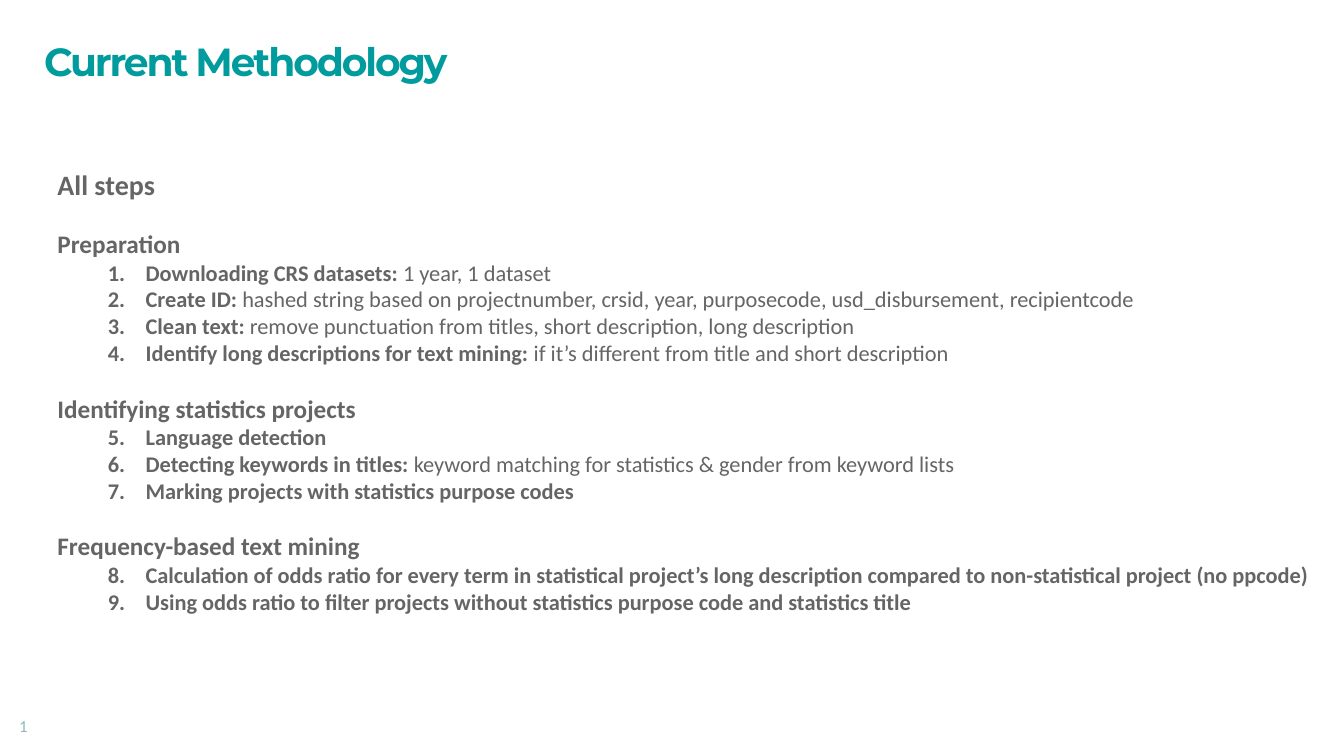
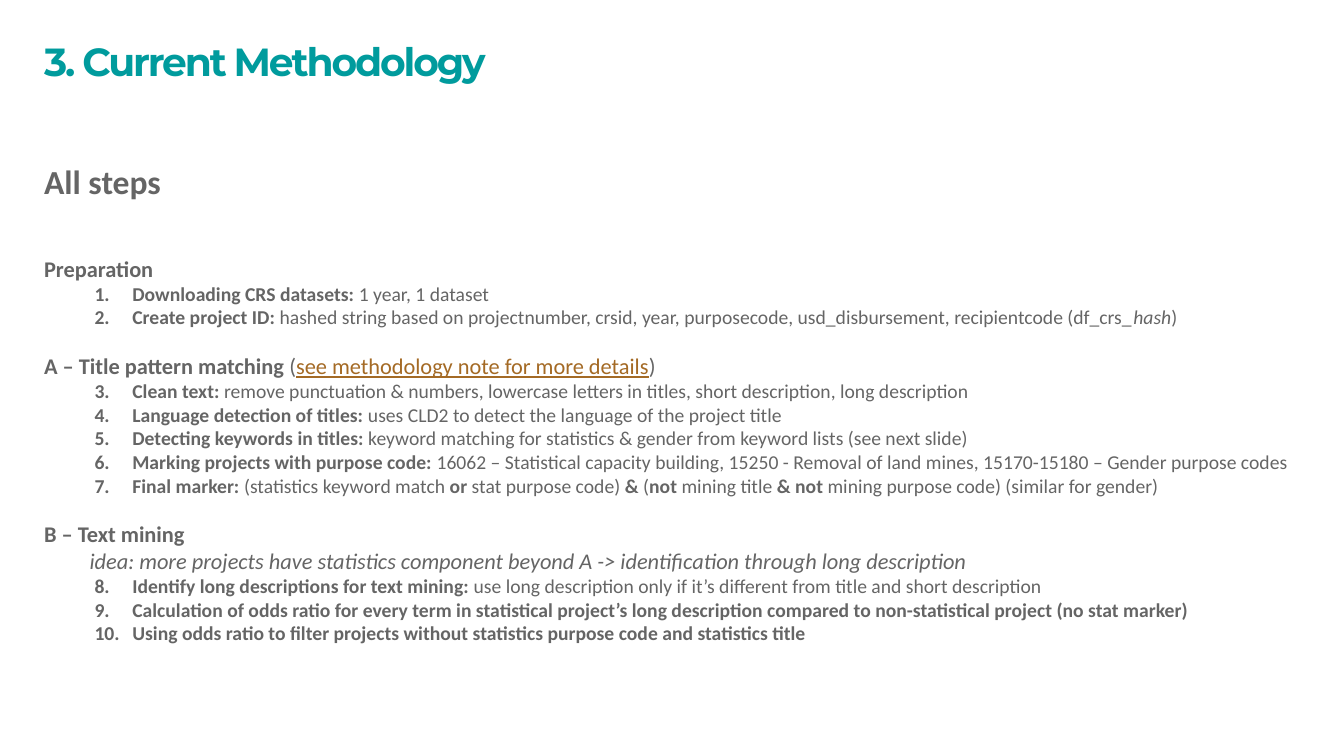
Before and after one commit to PARIS21-DATA/PRESS, a slide deck: slide 8 of docs/Press_methodology_modernization_proposal.pptx (slide 4 before the commit). Drawn at 1344x756 pixels with LibreOffice and Linux fonts; fonts in the diff are those of the drawing; background and template pictures are left out. Boxes give left, top, right and bottom in pixels: in the first picture for what was removed or moved away, otherwise in the second. Text is boxed around its words. In the diff, an @@ line names an element or a change of style, - is before the commit and + after.

Commit message:
descriptive statistics for entire CRS data & first tries implementing title pattern matching

```diff
--- a/docs/Press_methodology_modernization_proposal.pptx
+++ b/docs/Press_methodology_modernization_proposal.pptx
@@ title at (44, 47, 486, 84): text changed @@
-Current Methodology
+3. Current Methodology
@@ text "All steps": place and size @@
-text "All steps" at (57, 175, 1307, 614)
+text "All steps" at (44, 170, 1287, 644)
@@ text at (44, 170, 805, 644): size 20 to 24 pt in "All steps"; size 18 to 16 pt in "Preparation"; size 16 to 14 pt in "Downloading CRS datasets: 1 year, 1 dataset", "Using odds ratio to filter projects without ..." @@
@@ text at (44, 310, 1287, 621): text changed; size 16 to 14 pt; bold off @@
-  2. Create ID: hashed string based on projectnumber, crsid, year, purposecode, usd_disbursement, recipientcode
-  3. Clean text: remove punctuation from titles, short description, long description
-  4. Identify long descriptions for text mining: if it’s different from title and short description
-Identifying statistics projects
-  1. Language detection
-  2. Detecting keywords in titles: keyword matching for statistics & gender from keyword lists
-  3. Marking projects with statistics purpose codes
-Frequency-based text mining
-  1. Calculation of odds ratio for every term in statistical project’s long description compared to non-statistical project (no ppcode)
+  2. Create project ID: hashed string based on projectnumber, crsid, year, purposecode, usd_disbursement, recipientcode (df_crs_hash)
+A – Title pattern matching (see methodology note for more details)
+  1. Clean text: remove punctuation & numbers, lowercase letters in titles, short description, long description
+  2. Language detection of titles: uses CLD2 to detect the language of the project title
+  3. Detecting keywords in titles: keyword matching for statistics & gender from keyword lists (see next slide)
+  4. Marking projects with purpose code: 16062 – Statistical capacity building, 15250 - Removal of land mines, 15170-15180 – Gender purpose codes
+  5. Final marker: (statistics keyword match or stat purpose code) & (not mining title & not mining purpose code) (similar for gender)
+B – Text mining
+idea: more projects have statistics component beyond A -> identification through long description
+  1. Identify long descriptions for text mining: use long description only if it’s different from title and short description
+  2. Calculation of odds ratio for every term in statistical project’s long description compared to non-statistical project (no stat marker)
@@ text removed at (19, 721, 27, 732) @@
-1
```
Also in this commit, not shown: 3 other slides changed, 17 slides added, 4 slides removed, 32 other files.
